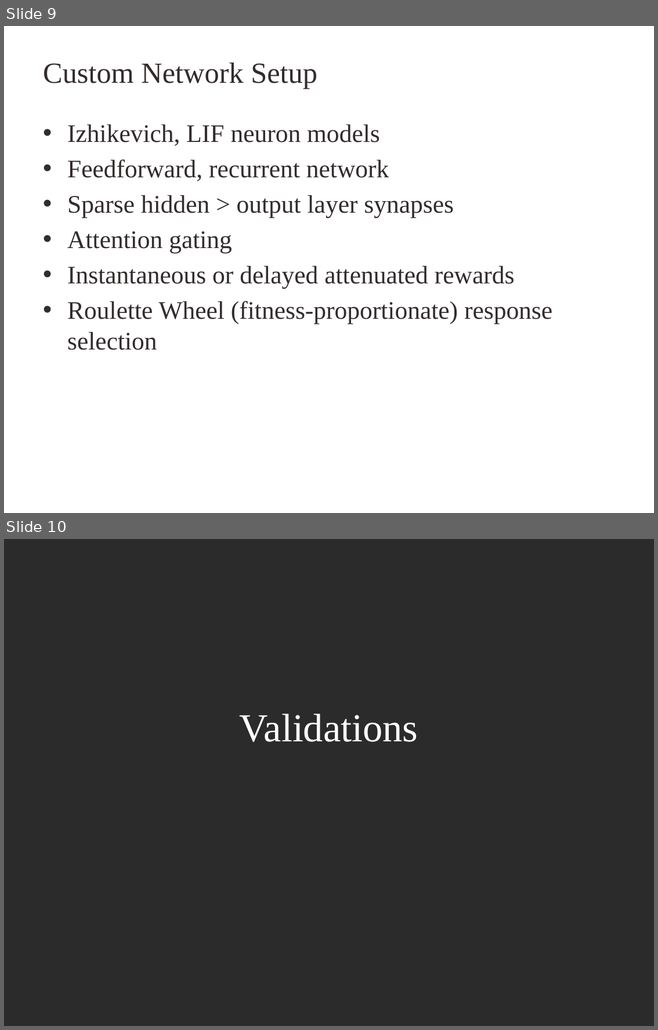
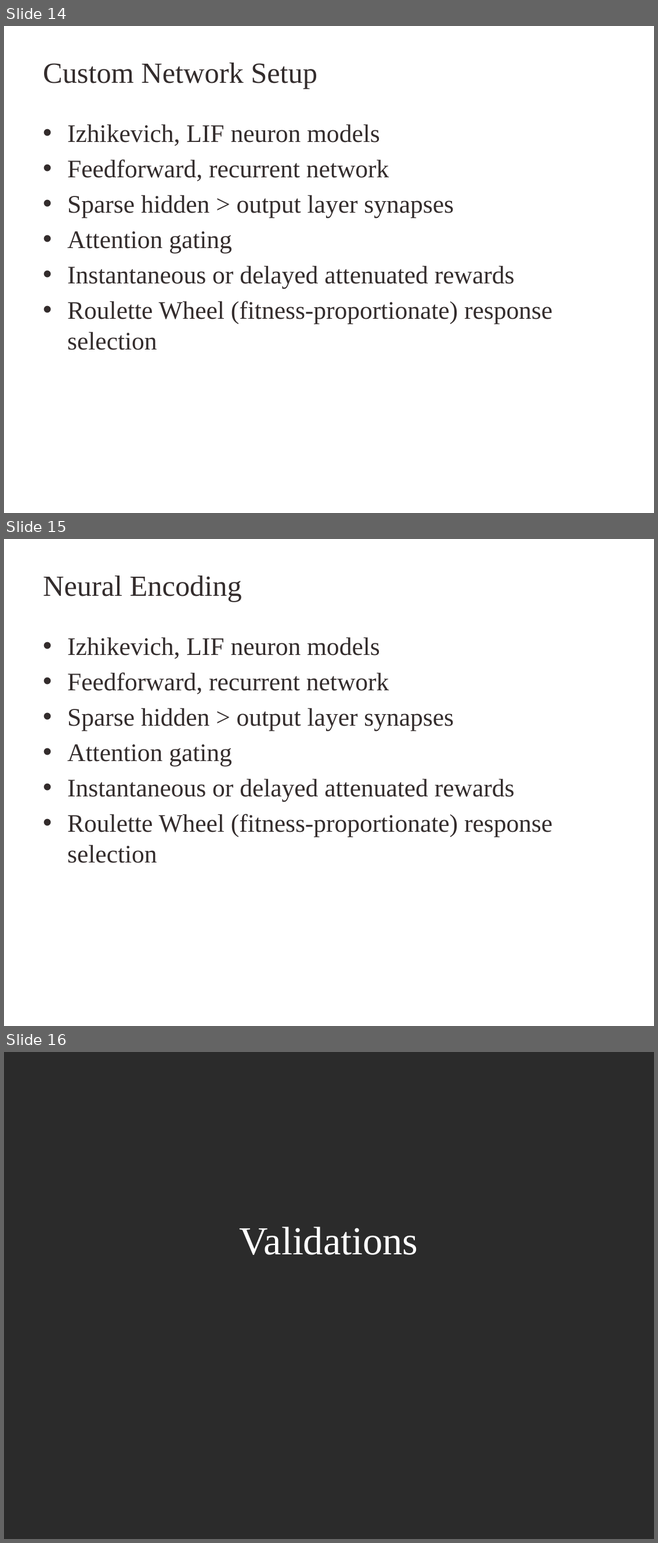
Before and after one commit to kuthulas/reinforce, a slide deck: RL.pptx. Shown one above the other, each under a label of ours: slides 9 and 10 before the commit, slides 14, 15 and 16 after it. The pictures are 658x1030 and 658x1543 pixels, drawn with LibreOffice and Linux fonts; fonts in the diff are those of the drawing; background and template pictures are left out; a plain dark background stands for a picture behind light text. Boxes give left, top, right and bottom in pixels: in the first picture for what was removed or moved away, otherwise in the second. Text is boxed around its words. In the diff, an @@ line names an element or a change of style, - is before the commit and + after.

```diff
--- a/RL.pptx
+++ b/RL.pptx
@@ slide 15 added at (4, 539, 654, 1026), background picture (left out) @@
@@ title added at (43, 576, 242, 602), 32.4 pt, text #332C2C @@
+Neural Encoding
@@ text added at (67, 637, 552, 863), 28 pt, text #332C2C @@
+• Izhikevich, LIF neuron models
+• Feedforward, recurrent network
+• Sparse hidden > output layer synapses
+• Attention gating
+• Instantaneous or delayed attenuated rewards
+• Roulette Wheel (fitness-proportionate) response selection
@@ what was slide 9 is now slide 14 @@
@@ what was slide 10 is now slide 16 @@
```
Also in this commit, not shown: 7 slides changed, 6 other slides added, 1 other file.
